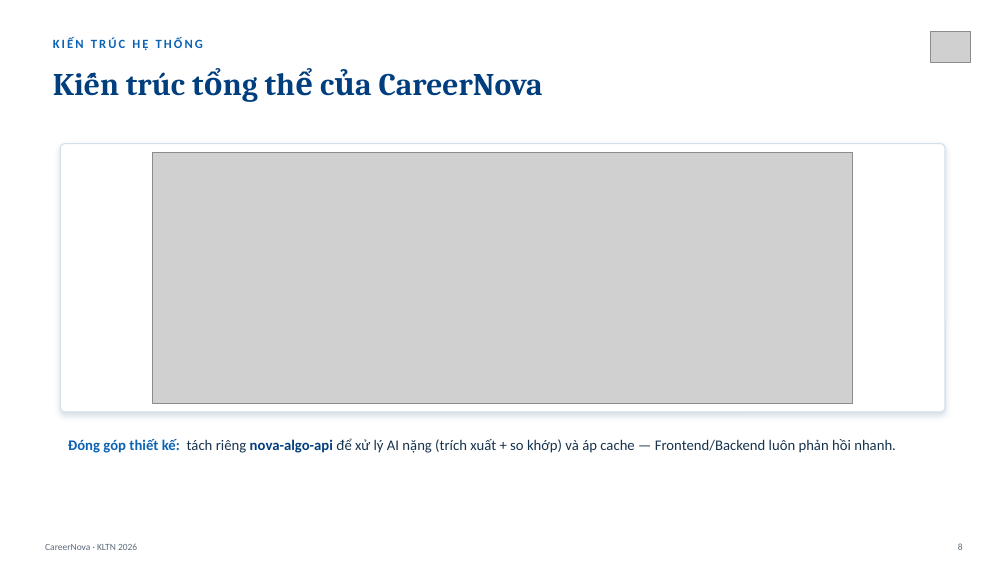
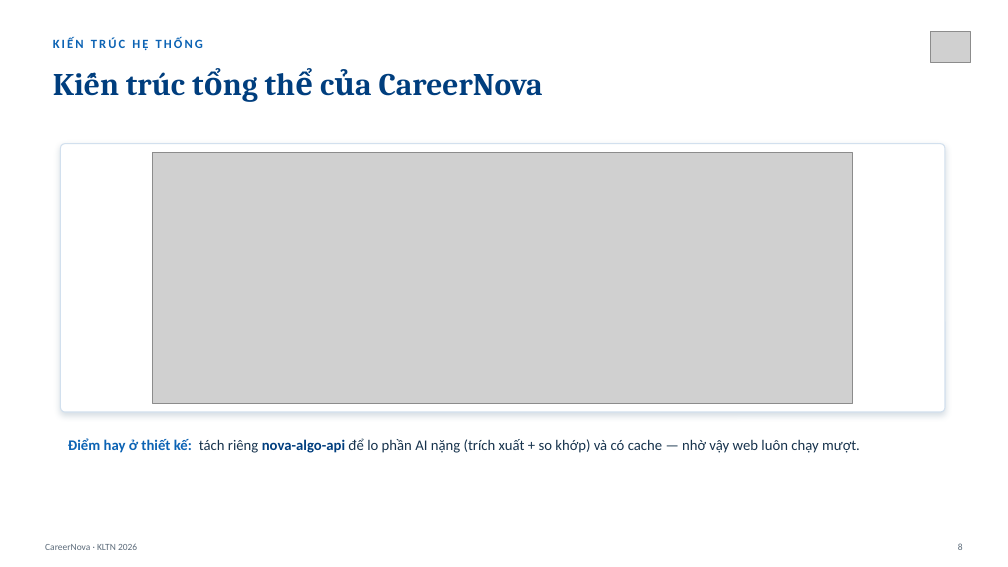
Before and after one commit to Myy1112/082026, a slide deck: slide 8 of CareerNova_Slide_BaoVe.pptx. Drawn at 1008x567 pixels with LibreOffice and Linux fonts; fonts in the diff are those of the drawing; grey boxes stand for pictures. Boxes give left, top, right and bottom in pixels: in the first picture for what was removed or moved away, otherwise in the second. Text is boxed around its words. In the diff, an @@ line names an element or a change of style, - is before the commit and + after.

```diff
--- a/CareerNova_Slide_BaoVe.pptx
+++ b/CareerNova_Slide_BaoVe.pptx
@@ text at [68,438,860,453]: text changed @@
-Đóng góp thiết kế: tách riêng nova-algo-api để xử lý AI nặng (trích xuất + so khớp) và áp cache — Frontend/Backend luôn phản hồi nhanh.
+Điểm hay ở thiết kế: tách riêng nova-algo-api để lo phần AI nặng (trích xuất + so khớp) và có cache — nhờ vậy web luôn chạy mượt.
```
Also in this commit, not shown: 10 other slides changed, 4 other files.
